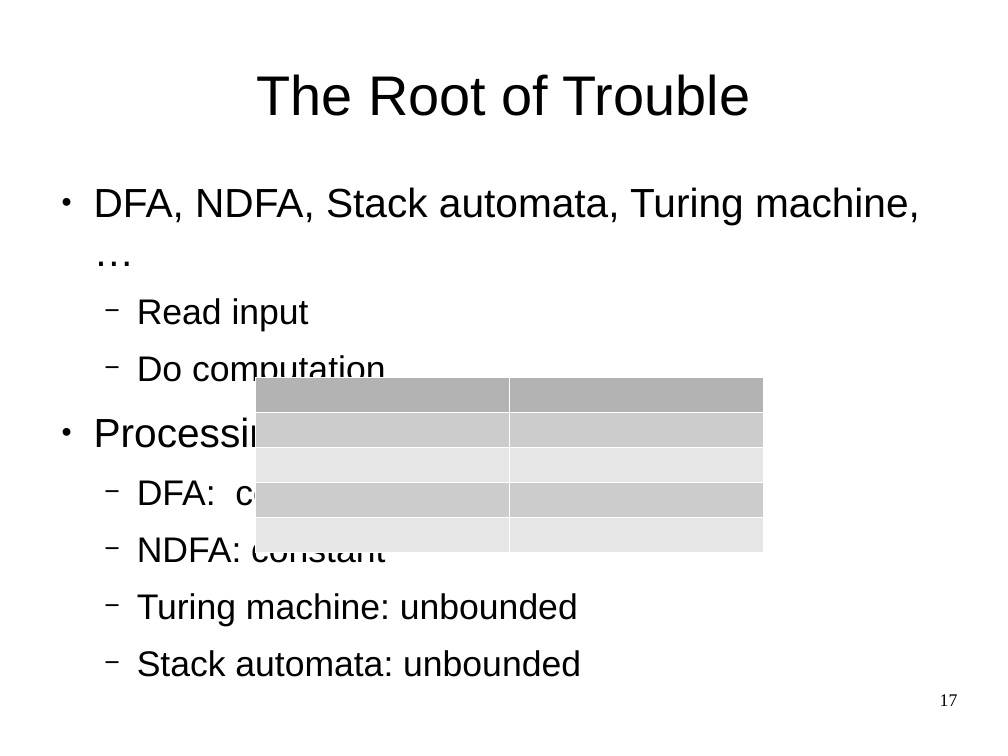
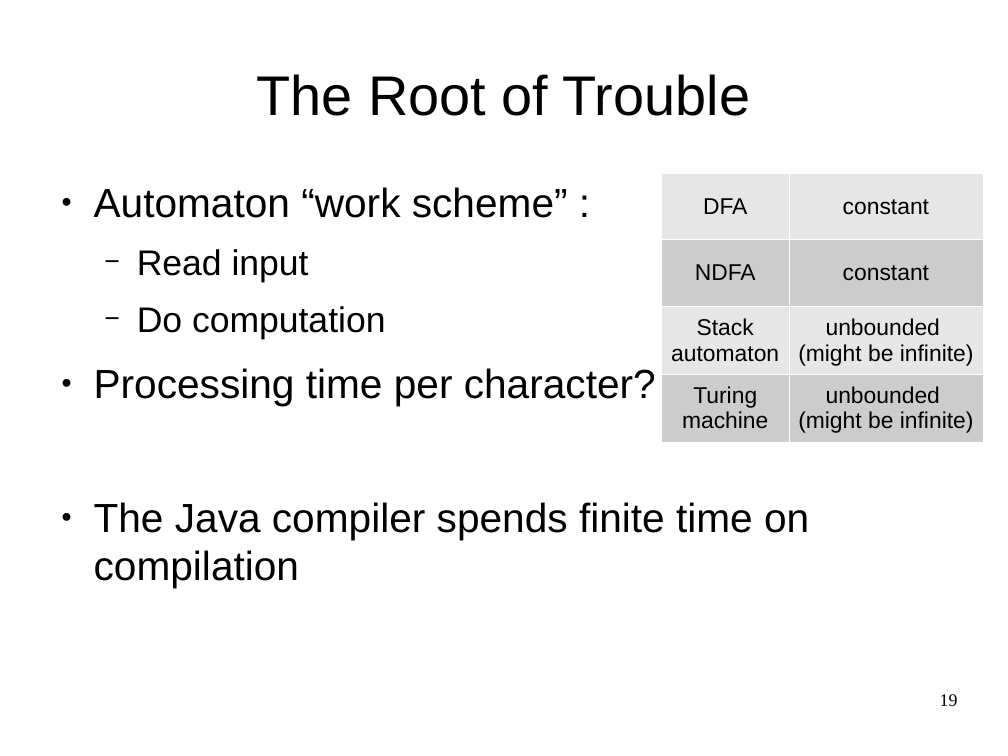
Before and after one commit to OriRoth/fling, a slide deck: slide 19 of Manuscripts/Thesis Seminar/Thesis Seminar.odp (slide 17 before the commit). Drawn at 1008x756 pixels with LibreOffice and Linux fonts; fonts in the diff are those of the drawing. Boxes give left, top, right and bottom in pixels: in the first picture for what was removed or moved away, otherwise in the second. Text is boxed around its words. In the diff, an @@ line names an element or a change of style, - is before the commit and + after.

```diff
--- a/Manuscripts/Thesis Seminar/Thesis Seminar.odp
+++ b/Manuscripts/Thesis Seminar/Thesis Seminar.odp
@@ table added at [661, 174, 983, 443], 4 rows, 2 columns @@
+DFA | constant
+NDFA | constant
+Stack automaton | unbounded / (might be infinite)
+Turing machine | unbounded / (might be infinite)
@@ text at [94, 187, 568, 218]: text changed @@
-● DFA, NDFA, Stack automata, Turing machine, …
+● Automaton “work scheme” :
@@ table removed at [255, 378, 764, 424], 5 rows, 2 columns @@
- | 
- | 
- | 
- | 
- | 
@@ text at [94, 502, 809, 588]: text changed; size 28 to 32 pt @@
-  − DFA: constant
-  − NDFA: constant
-  − Turing machine: unbounded
-  − Stack automata: unbounded
+● The Java compiler spends finite time on compilation
@@ page number at [940, 694, 958, 706]: text changed @@
-17
+19
```
Also in this commit, not shown: 10 other slides changed, 4 slides added, 1 slide removed, 5 other files.
